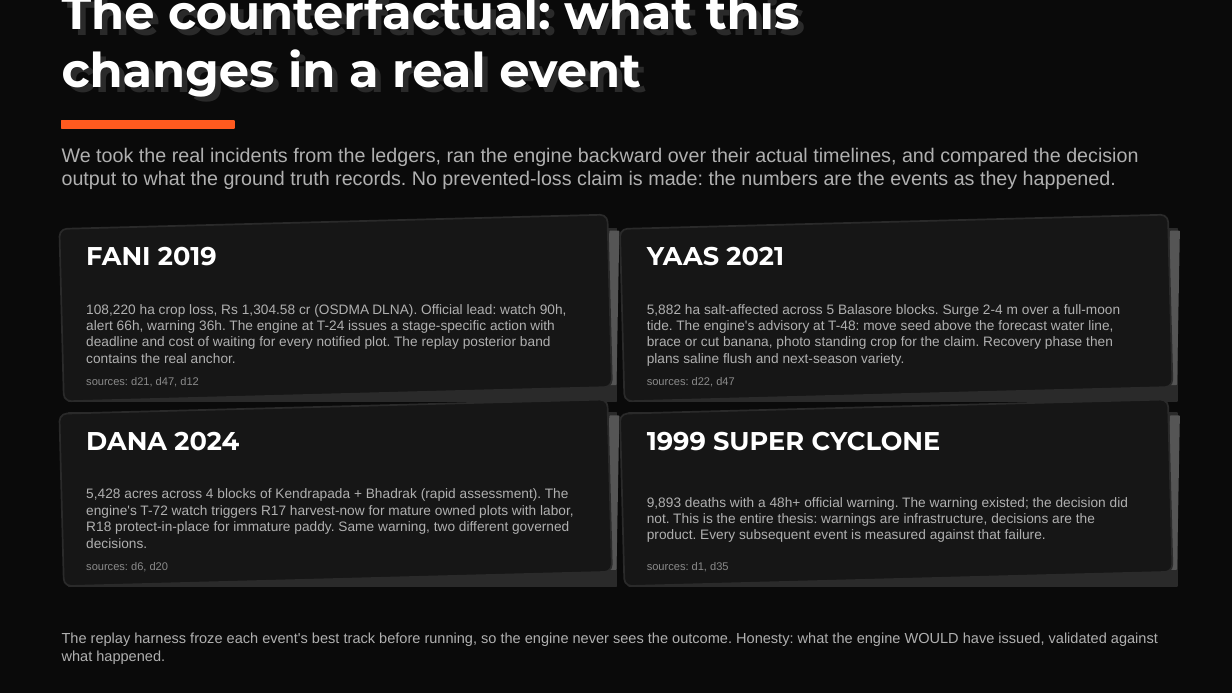
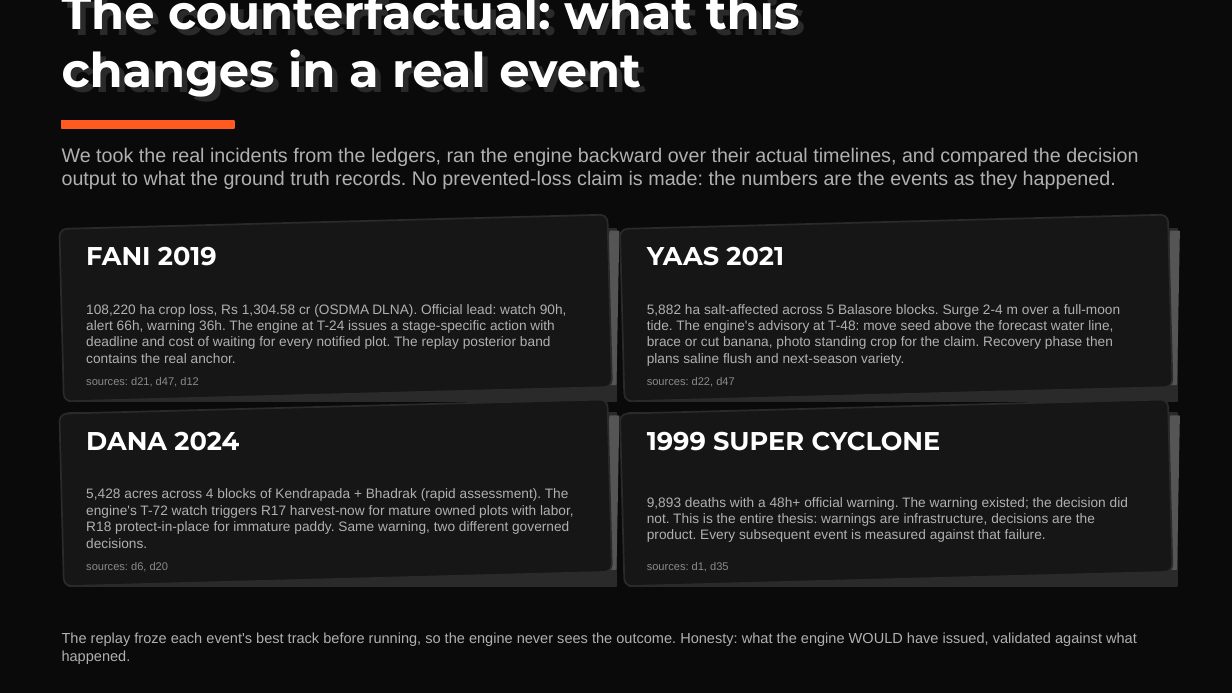
Before and after one commit to harshgounder/craft-n-code, a slide deck: slide 9 of scaffold/deck/KrishiSetu-Round0-20260816.pptx. Drawn at 1232x693 pixels with LibreOffice and Linux fonts; fonts in the diff are those of the drawing. Boxes give left, top, right and bottom in pixels: in the first picture for what was removed or moved away, otherwise in the second. Text is boxed around its words. In the diff, an @@ line names an element or a change of style, - is before the commit and + after.

Commit message:
deck: banned word fix (harness -> replay), gate green

```diff
--- a/scaffold/deck/KrishiSetu-Round0-20260816.pptx
+++ b/scaffold/deck/KrishiSetu-Round0-20260816.pptx
@@ text at <box>62,632,1137,664</box>: text changed @@
-The replay harness froze each event's best track before running, so the engine never sees the outcome. Honesty: what the engine WOULD have issued, validated against what happened.
+The replay froze each event's best track before running, so the engine never sees the outcome. Honesty: what the engine WOULD have issued, validated against what happened.
```
Also in this commit, not shown: 2 other files.
